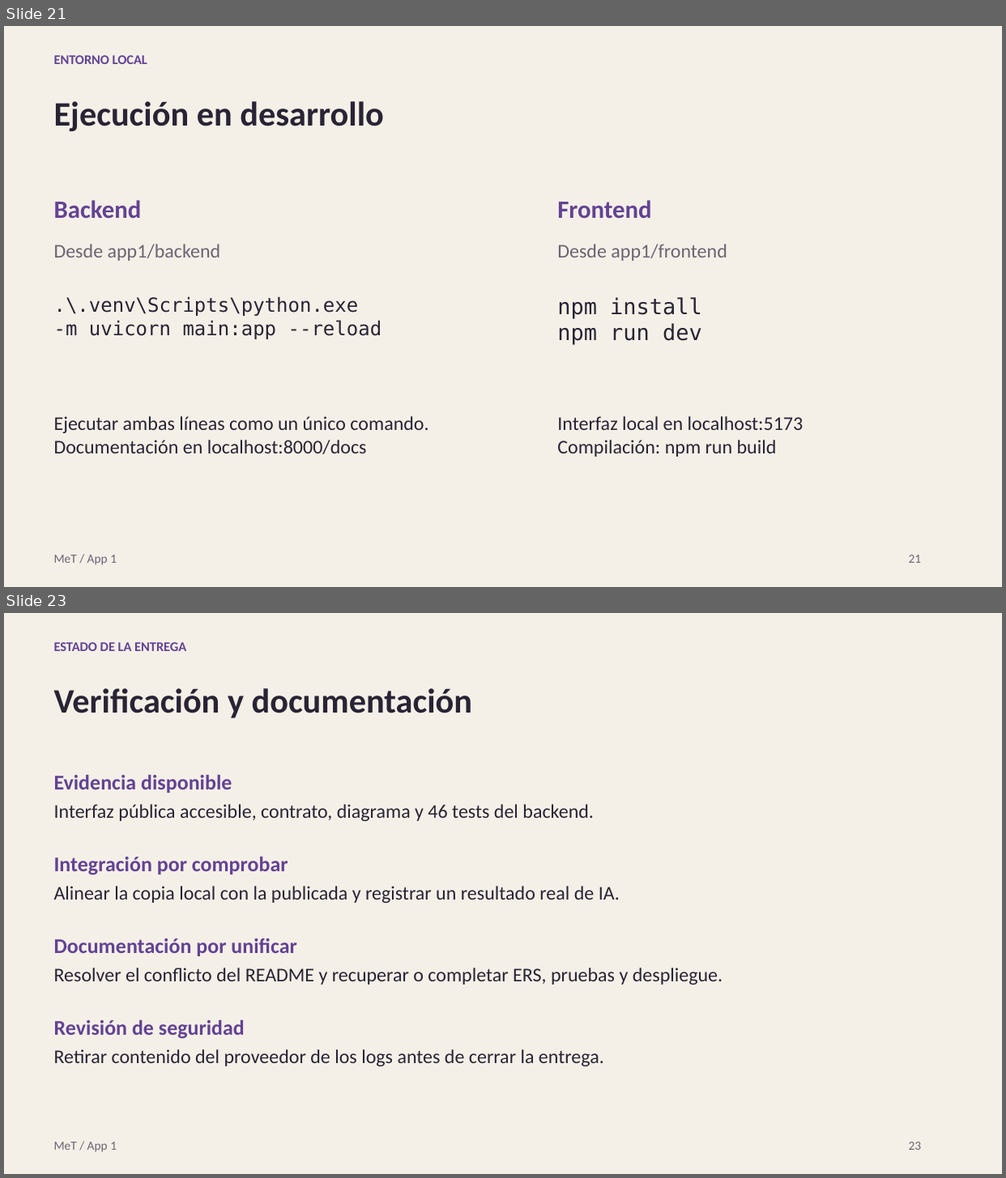
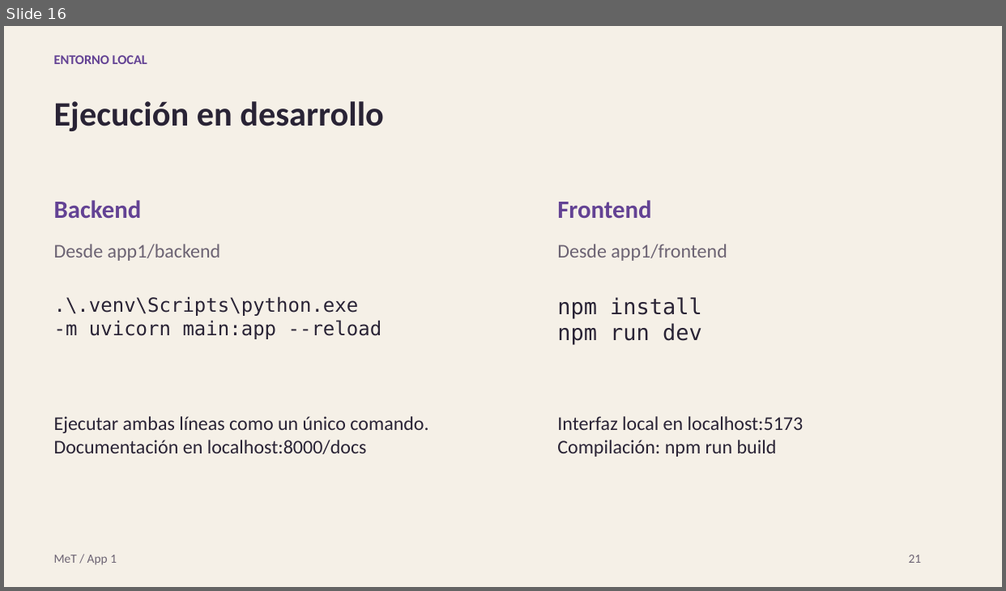
Before and after one commit to Marinettoo/Minecraft-Enchanting-Tool, a slide deck: presentacion/MeT-App1-Presentacion.pptx. Shown one above the other, each under a label of ours: slides 21 and 23 before the commit, slide 16 after it; the slides between them are not shown. The pictures are 1006x1178 and 1006x591 pixels, drawn with LibreOffice and Linux fonts; fonts in the diff are those of the drawing. Boxes give left, top, right and bottom in pixels: in the first picture for what was removed or moved away, otherwise in the second. Text is boxed around its words. In the diff, an @@ line names an element or a change of style, - is before the commit and + after.

```diff
--- a/presentacion/MeT-App1-Presentacion.pptx
+++ b/presentacion/MeT-App1-Presentacion.pptx
@@ slide 23 removed at (4,613,1002,1174), background #F5F0E7 @@
@@ text removed at (54,642,186,651) @@
-ESTADO DE LA ENTREGA
@@ text removed at (54,688,473,718) @@
-Verificación y documentación
@@ text removed at (54,775,232,793) @@
-Evidencia disponible
@@ text removed at (54,804,594,821) @@
-Interfaz pública accesible, contrato, diagrama y 46 tests del backend.
@@ text removed at (54,857,288,875) @@
-Integración por comprobar
@@ text removed at (54,886,620,903) @@
-Alinear la copia local con la publicada y registrar un resultado real de IA.
@@ text removed at (54,939,296,956) @@
-Documentación por unificar
@@ text removed at (54,968,722,985) @@
-Resolver el conflicto del README y recuperar o completar ERS, pruebas y despliegue.
@@ text removed at (54,1020,245,1039) @@
-Revisión de seguridad
@@ text removed at (54,1050,604,1067) @@
-Retirar contenido del proveedor de los logs antes de cerrar la entrega.
@@ text removed at (54,1142,117,1152) @@
-MeT / App 1
@@ text removed at (909,1142,922,1150) @@
-23
@@ what was slide 21 is now slide 16 @@
```
Also in this commit, not shown: 6 slides changed, 6 other slides removed, 2 other files.
